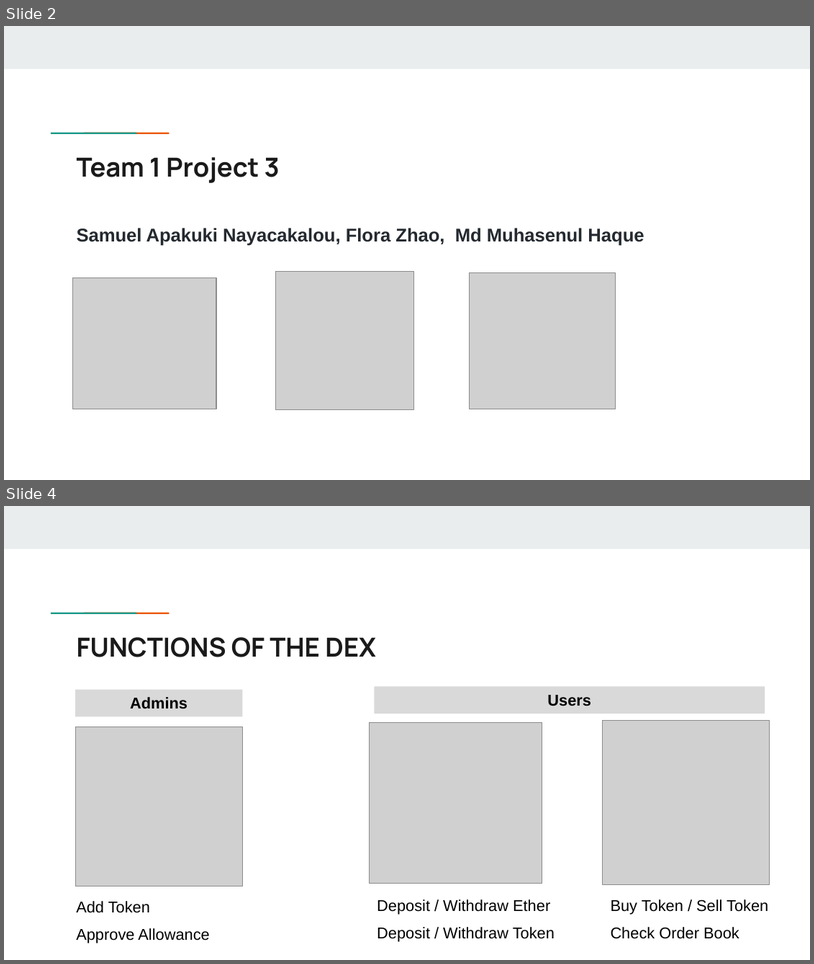
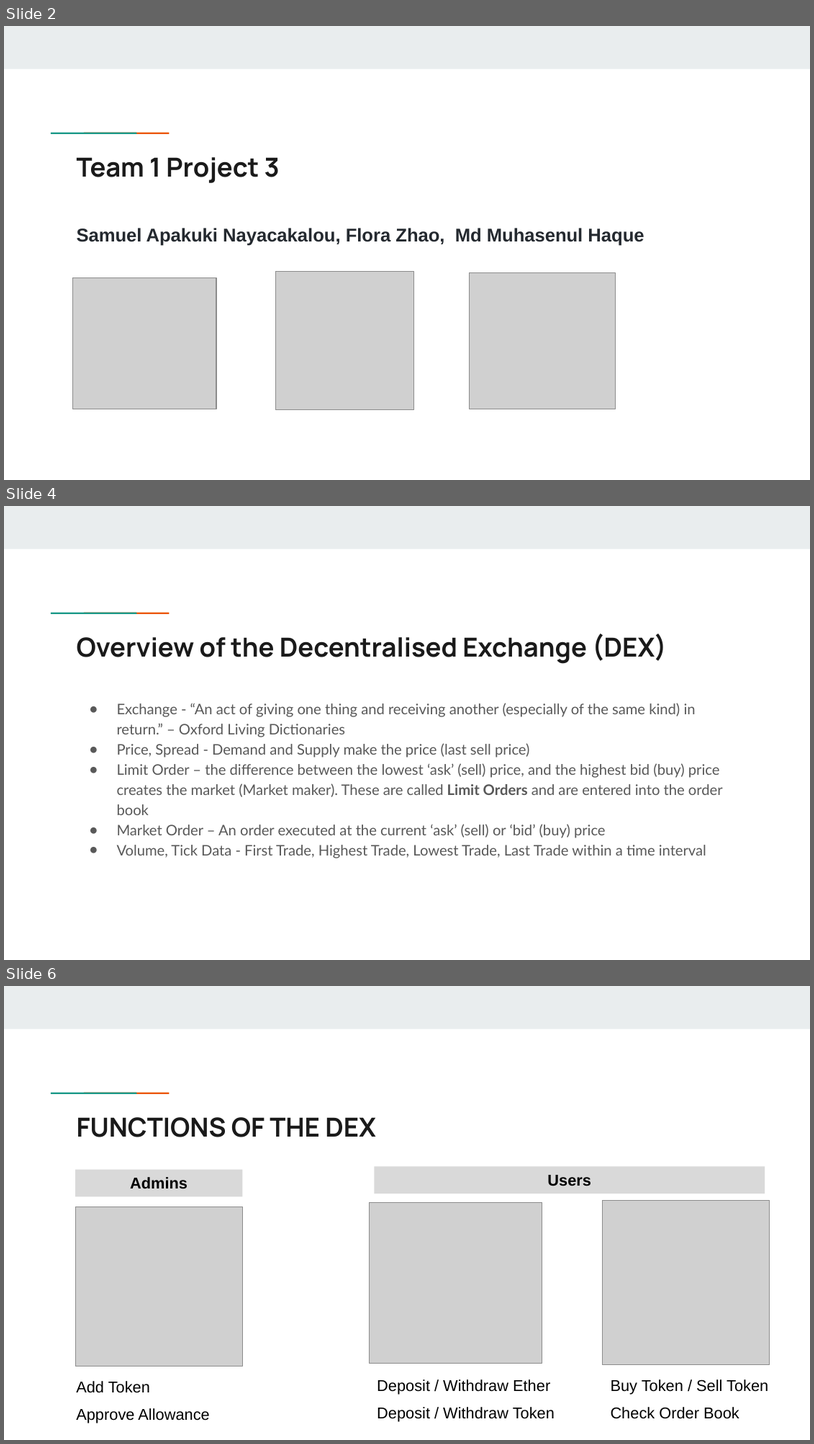
Before and after one commit to muhasenulhaque/Project-3-Group-1, a slide deck: Presentation on Decentralized Exchange.pptx. Shown one above the other, each under a label of ours: slides 2 and 4 before the commit, slides 2, 4 and 6 after it; the slides between them are not shown. The pictures are 814x964 and 814x1444 pixels, drawn with LibreOffice and Linux fonts; fonts in the diff are those of the drawing; grey boxes stand for pictures. Boxes give left, top, right and bottom in pixels: in the first picture for what was removed or moved away, otherwise in the second. Text is boxed around its words. In the diff, an @@ line names an element or a change of style, - is before the commit and + after.

```diff
--- a/Presentation on Decentralized Exchange.pptx
+++ b/Presentation on Decentralized Exchange.pptx
@@ slide 4 added at [4, 506, 810, 960], background #FFFFFF; not listed: 3 template elements that a slide beside it also shows @@
@@ title added at [77, 633, 667, 664], 23.4 pt, text #1A1A1A, bold @@
+Overview of the Decentralised Exchange (DEX)
@@ text added at [117, 703, 723, 858], 13 pt, text #595959 @@
+● Exchange - “An act of giving one thing and receiving another (especially of the same kind) in return.” – Oxford Living Dictionaries
+● Price, Spread - Demand and Supply make the price (last sell price)
+● Limit Order – the difference between the lowest ‘ask’ (sell) price, and the highest bid (buy) price creates the market (Market maker). These are called Limit Orders and are entered into the order book
+● Market Order – An order executed at the current ‘ask’ (sell) or ‘bid’ (buy) price
+● Volume, Tick Data - First Trade, Highest Trade, Lowest Trade, Last Trade within a time interval
@@ what was slide 4 is now slide 6 @@
```
Also in this commit, not shown: 2 slides changed, 8 other slides added.
